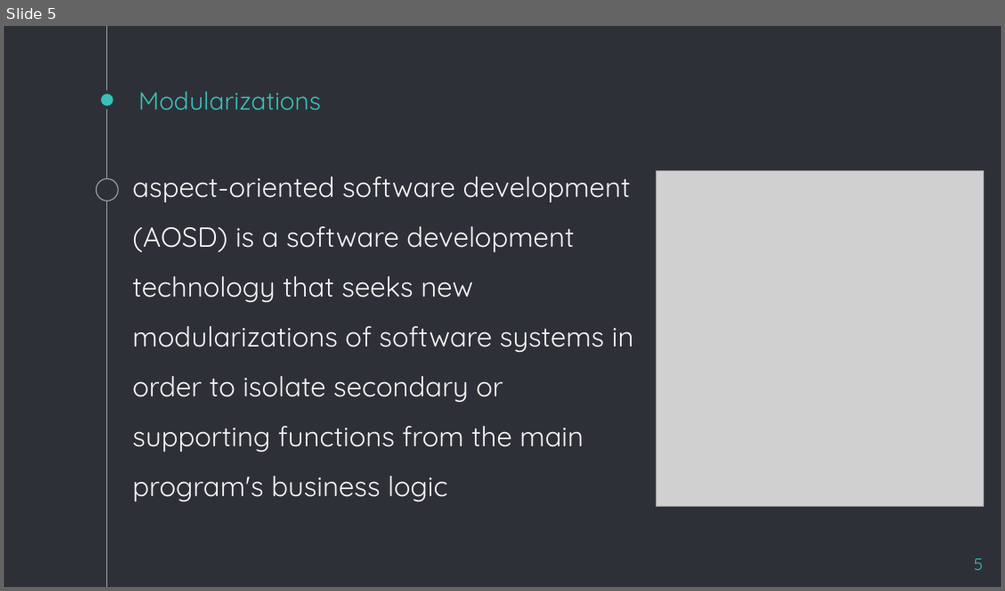
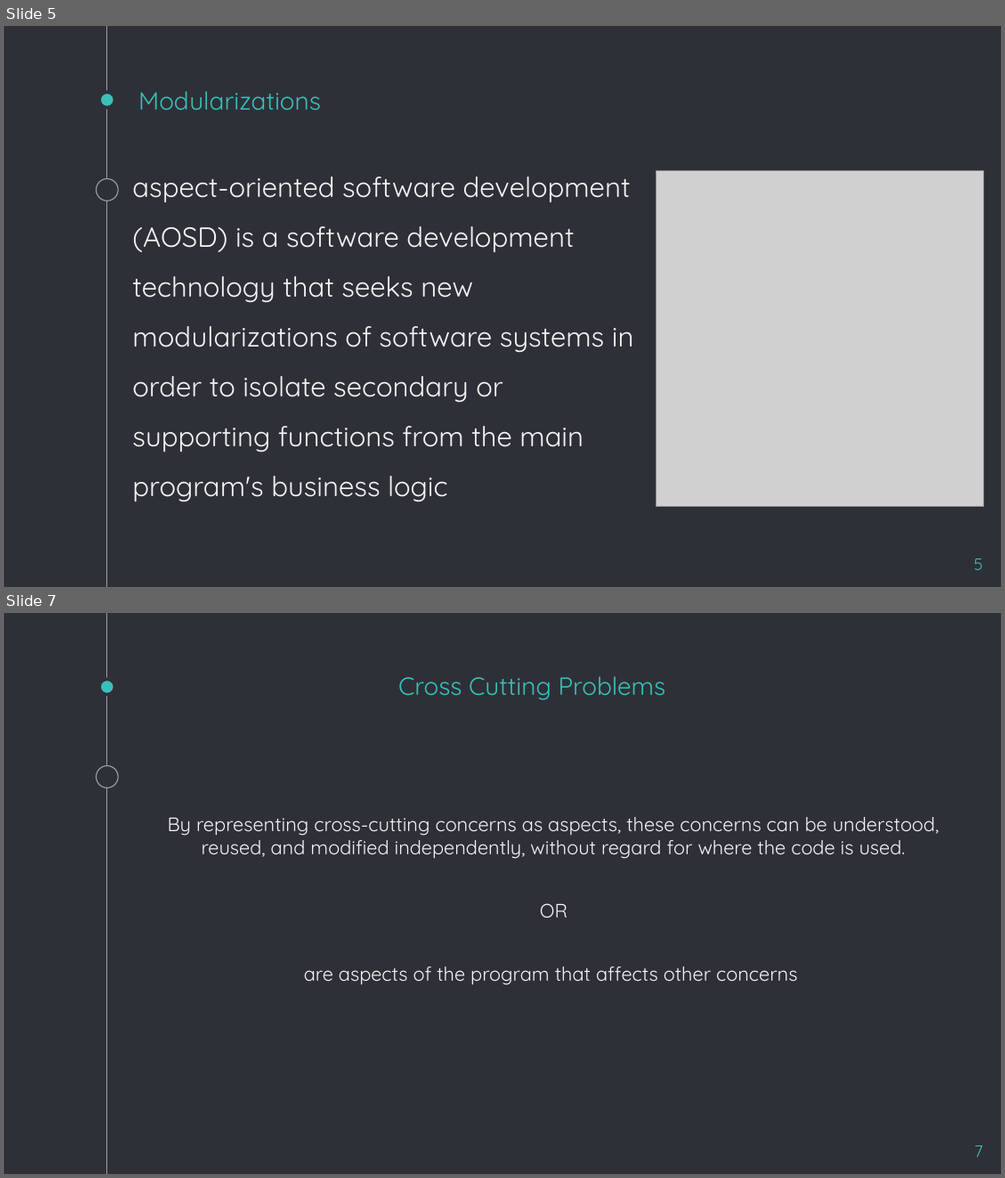
Before and after one commit to amirjani/methodology-confress, a slide deck: Eleanor · SlidesCarnival.pptx. Shown one above the other, each under a label of ours: slide 5 before the commit, slides 5 and 7 after it; the slides between them are not shown. The pictures are 1005x591 and 1005x1178 pixels, drawn with LibreOffice and Linux fonts; fonts in the diff are those of the drawing; grey boxes stand for pictures. Boxes give left, top, right and bottom in pixels: in the first picture for what was removed or moved away, otherwise in the second. Text is boxed around its words. In the diff, an @@ line names an element or a change of style, - is before the commit and + after.

```diff
--- a/Eleanor · SlidesCarnival.pptx
+++ b/Eleanor · SlidesCarnival.pptx
@@ slide 7 added at (4, 613, 1001, 1174), background #2E3037; not listed: 3 template elements that a slide beside it also shows @@
@@ title added at (398, 676, 666, 700), 18 pt, text #39C0BA @@
+Cross Cutting Problems
@@ text added at (168, 817, 938, 985), 14 pt, text #F3F3F3 @@
+By representing cross-cutting concerns as aspects, these concerns can be understood, reused, and modified independently, without regard for where the code is used.
+OR
+are aspects of the program that affects other concerns
@@ page number added at (974, 1145, 983, 1157), 12 pt, text #39C0BA @@
+7
```
Also in this commit, not shown: 2 slides changed, 1 other slide added, 1 other file.
